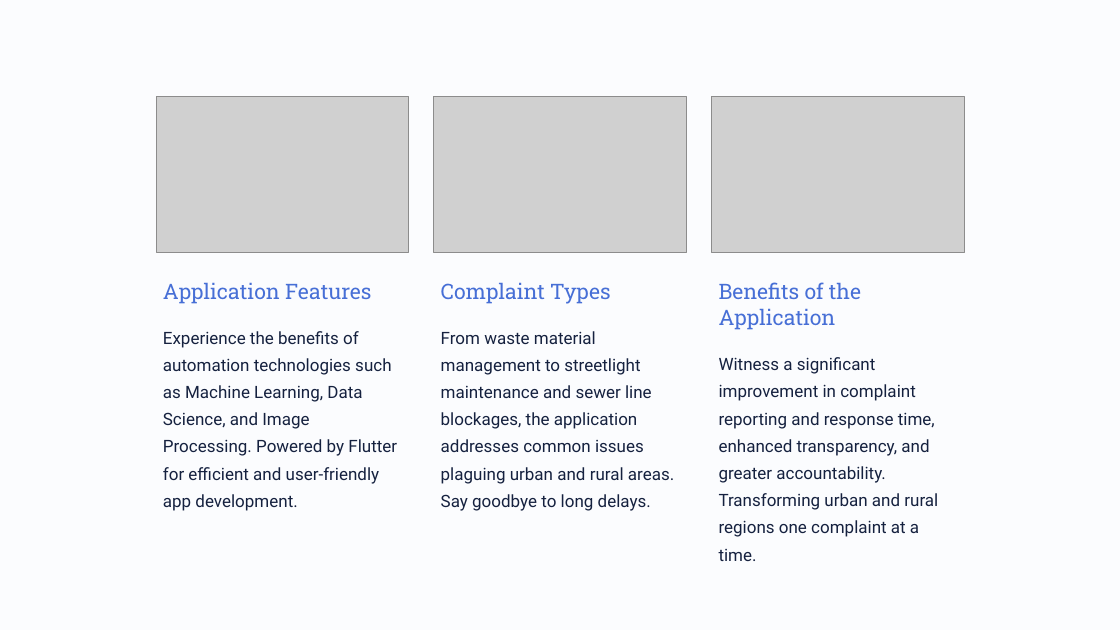
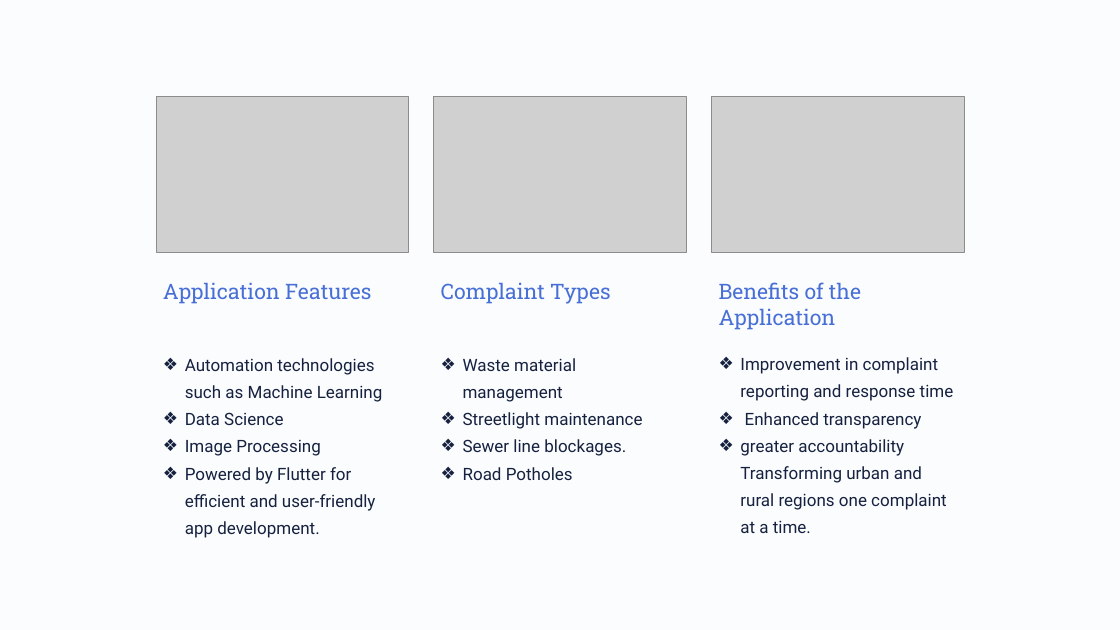
Before and after one commit to Roxhitttt/NMC-Final-Year-Project, a slide deck: slide 2 of NMC final yr project/Complaint-Registration-Application-for-UrbanRural-Areas.pptx. Drawn at 1120x630 pixels with LibreOffice and Linux fonts; fonts in the diff are those of the drawing; grey boxes stand for pictures. Boxes give left, top, right and bottom in pixels: in the first picture for what was removed or moved away, otherwise in the second. Text is boxed around its words. In the diff, an @@ line names an element or a change of style, - is before the commit and + after.

```diff
--- a/NMC final yr project/Complaint-Registration-Application-for-UrbanRural-Areas.pptx
+++ b/NMC final yr project/Complaint-Registration-Application-for-UrbanRural-Areas.pptx
@@ text at [185, 358, 383, 538]: text changed @@
-Experience the benefits of automation technologies such as Machine Learning, Data Science, and Image Processing. Powered by Flutter for efficient and user-friendly app development.
+❖ Automation technologies such as Machine Learning
+❖ Data Science
+❖ Image Processing
+❖ Powered by Flutter for efficient and user-friendly app development.
@@ text at [463, 358, 642, 480]: text changed @@
-From waste material management to streetlight maintenance and sewer line blockages, the application addresses common issues plaguing urban and rural areas. Say goodbye to long delays.
+❖ Waste material management
+❖ Streetlight maintenance
+❖ Sewer line blockages.
+❖ Road Potholes
@@ text at [740, 357, 954, 533]: text changed @@
-Witness a significant improvement in complaint reporting and response time, enhanced transparency, and greater accountability. Transforming urban and rural regions one complaint at a time.
+❖ Improvement in complaint reporting and response time
+❖ Enhanced transparency
+❖ greater accountability Transforming urban and rural regions one complaint at a time.
```
Also in this commit, not shown: 4 other slides changed, 1 slide added, 8 other files.
